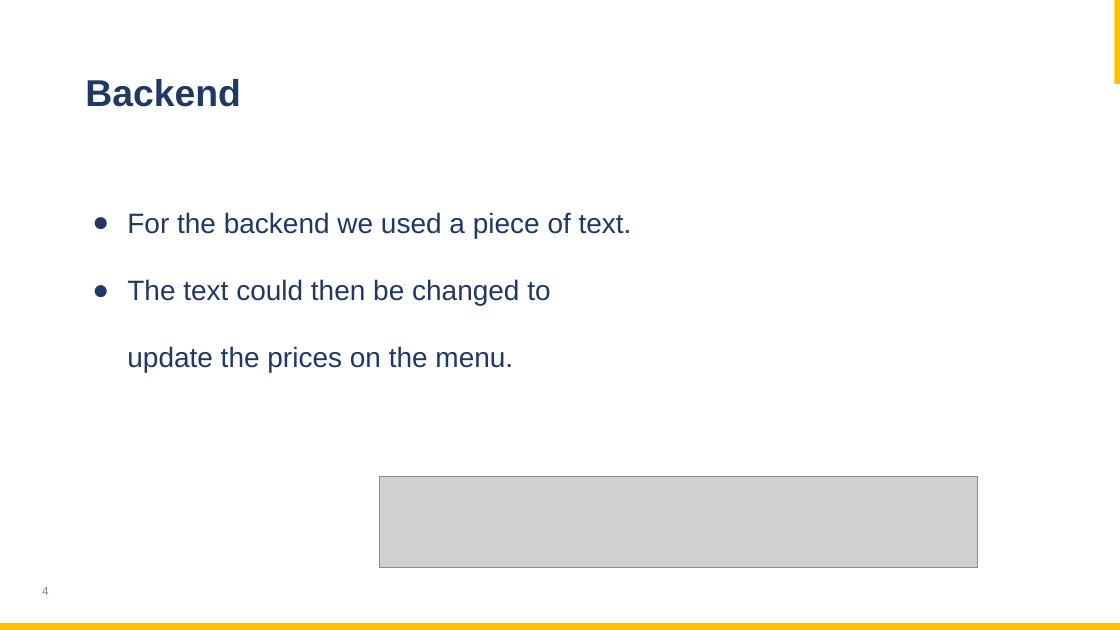
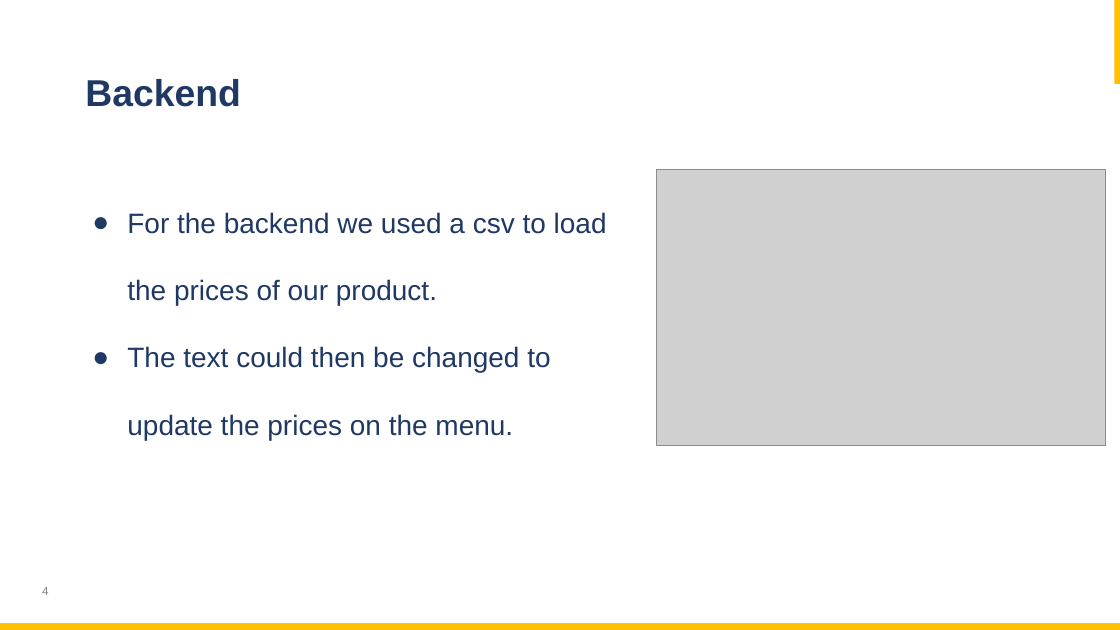
Before and after one commit to jsakal/HICProj2-GR7, a slide deck: slide 4 of HCI_Project_Group7.pptx. Drawn at 1120x630 pixels with LibreOffice and Linux fonts; fonts in the diff are those of the drawing; grey boxes stand for pictures; background and template pictures are left out. Boxes give left, top, right and bottom in pixels: in the first picture for what was removed or moved away, otherwise in the second. Text is boxed around its words. In the diff, an @@ line names an element or a change of style, - is before the commit and + after.

```diff
--- a/HCI_Project_Group7.pptx
+++ b/HCI_Project_Group7.pptx
@@ picture added at bbox=[656, 170, 1107, 445] @@
@@ text at bbox=[127, 212, 607, 305]: text changed @@
-● For the backend we used a piece of text.
+● For the backend we used a csv to load the prices of our product.
@@ picture removed at bbox=[380, 476, 978, 567] @@
```
